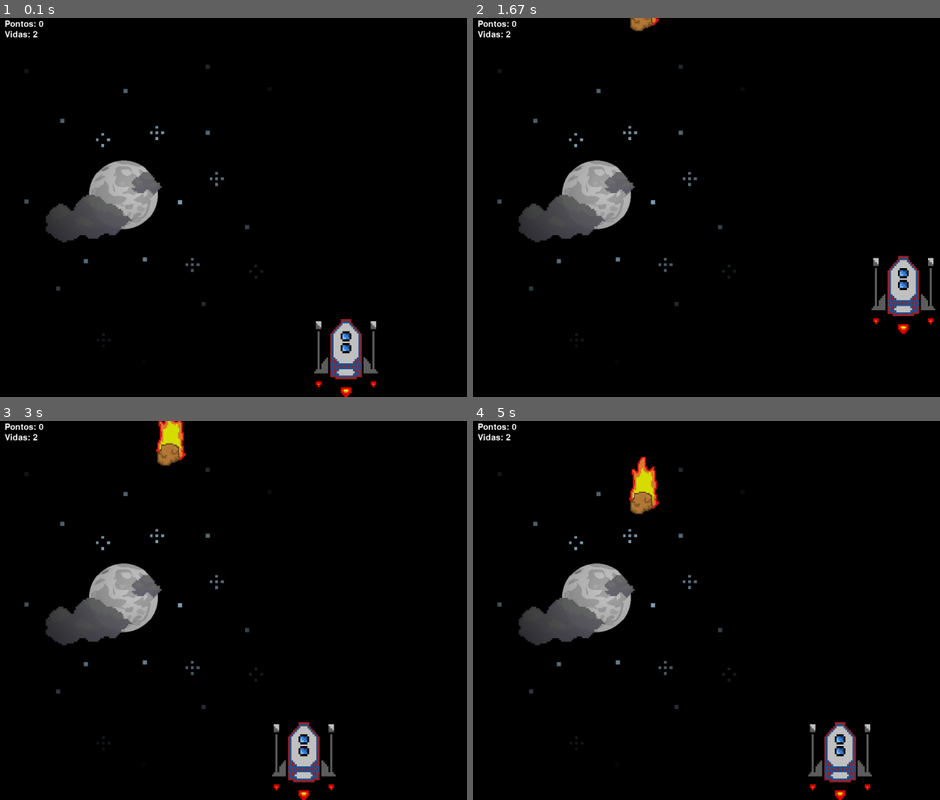
Above: before the commit, frames 1-4 (two rows, left to right).
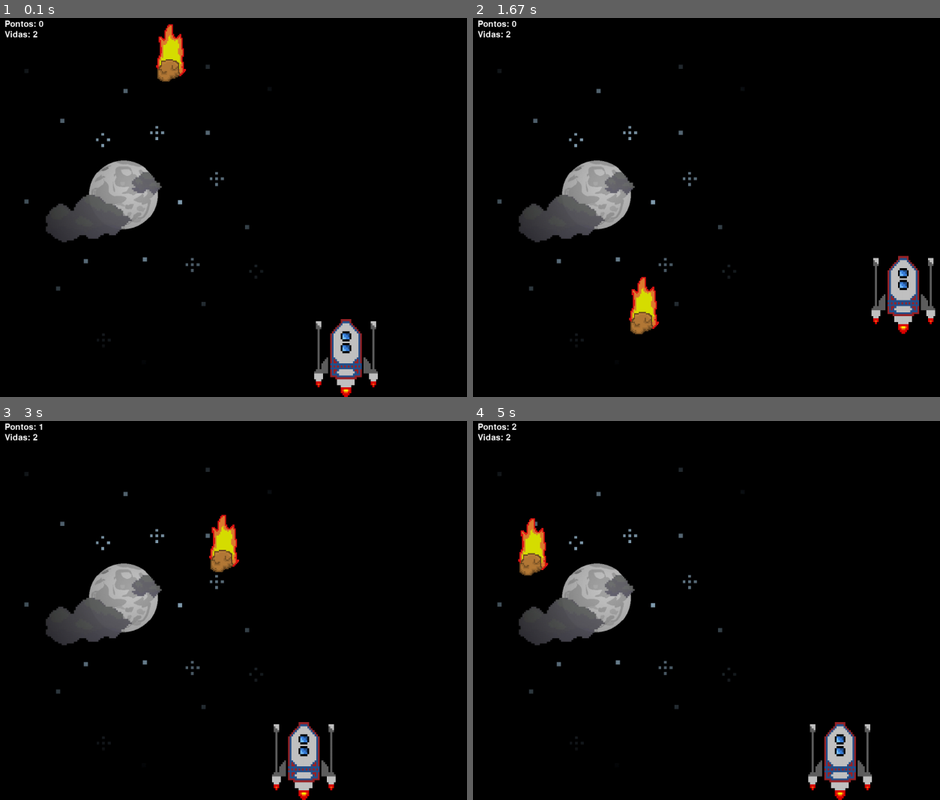
Above: after the commit, the same moments.

Repository: leonardo-walker/PYGAME
Game: pygame game, started from jogo.py
Same seed, same stepped clock (60 frames per second), same inputs: the game is played once before the commit and once after it.
Inputs:
- Up to frame 1 (0.1 s): no input
- Up to frame 2 (1.67 s): hold Right 0.33-0.8 s; hold Up 0.83-1.13 s; hold W 0.83-1.13 s; hold Right 1.17-1.63 s; hold D 1.17-1.63 s
- Up to frame 3 (3 s): hold Left 1.67-2.2 s; hold A 1.67-2.2 s; hold Down 2.23-2.53 s; hold S 2.23-2.53 s; hold Left 2.57-2.97 s; hold A 2.57-2.97 s
- Up to frame 4 (5 s): hold Up 3-3.37 s; hold W 3-3.37 s; hold Right 3.4-4.03 s; hold D 3.4-4.03 s; hold Down 4.07-4.43 s; hold S 4.07-4.43 s; hold Left 4.47-4.93 s; hold A 4.47-4.93 s; hold Right from 4.97 s (still down); hold D from 4.97 s (still down)

The runs differ from the first frame. In frame 1, 0.9% of the frame differs, in the area x 33-81%, y 1-98%; in frame 2, 1.0%; in frame 3, 1.5%; in frame 4, 1.6%, in the area x 8-86%, y 0-98%.

Commit message:
navezinha mais bonita e velocidade do meteoro

Diff:
--- a/jogo.py
+++ b/jogo.py
@@ -38,7 +38,7 @@
     gameplay = True
     movimentoXMeteoro = movimentoX = random.randrange(0, display_largura)
     movimentoYMeteoro = -185
-    velocidade = 5
+    velocidade = 50
     direcao = True
     posicaoXNave = 740
     posicaoYNave = 750
Not shown, changed: README.md
Binary file changed: resources/nave.png
